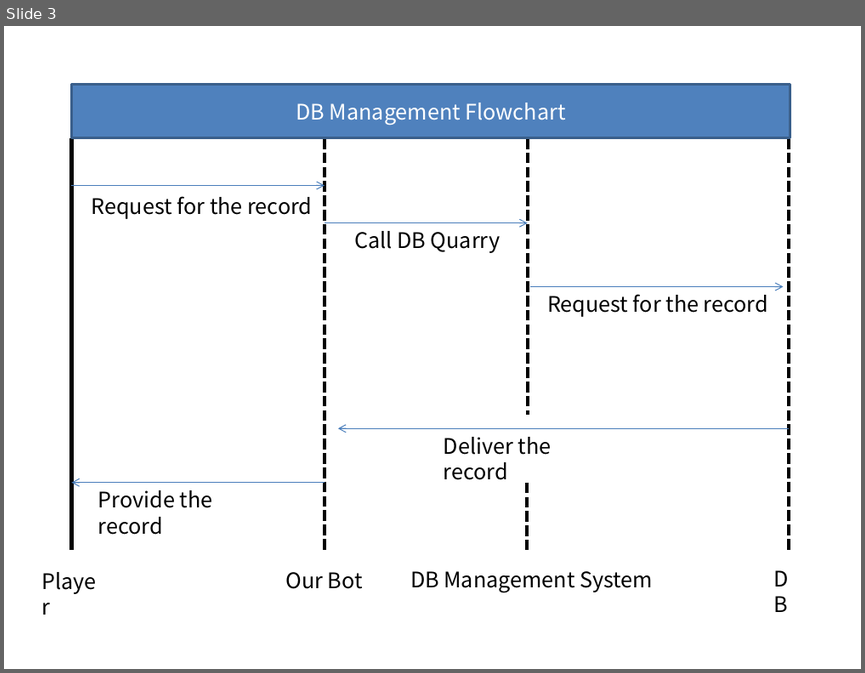
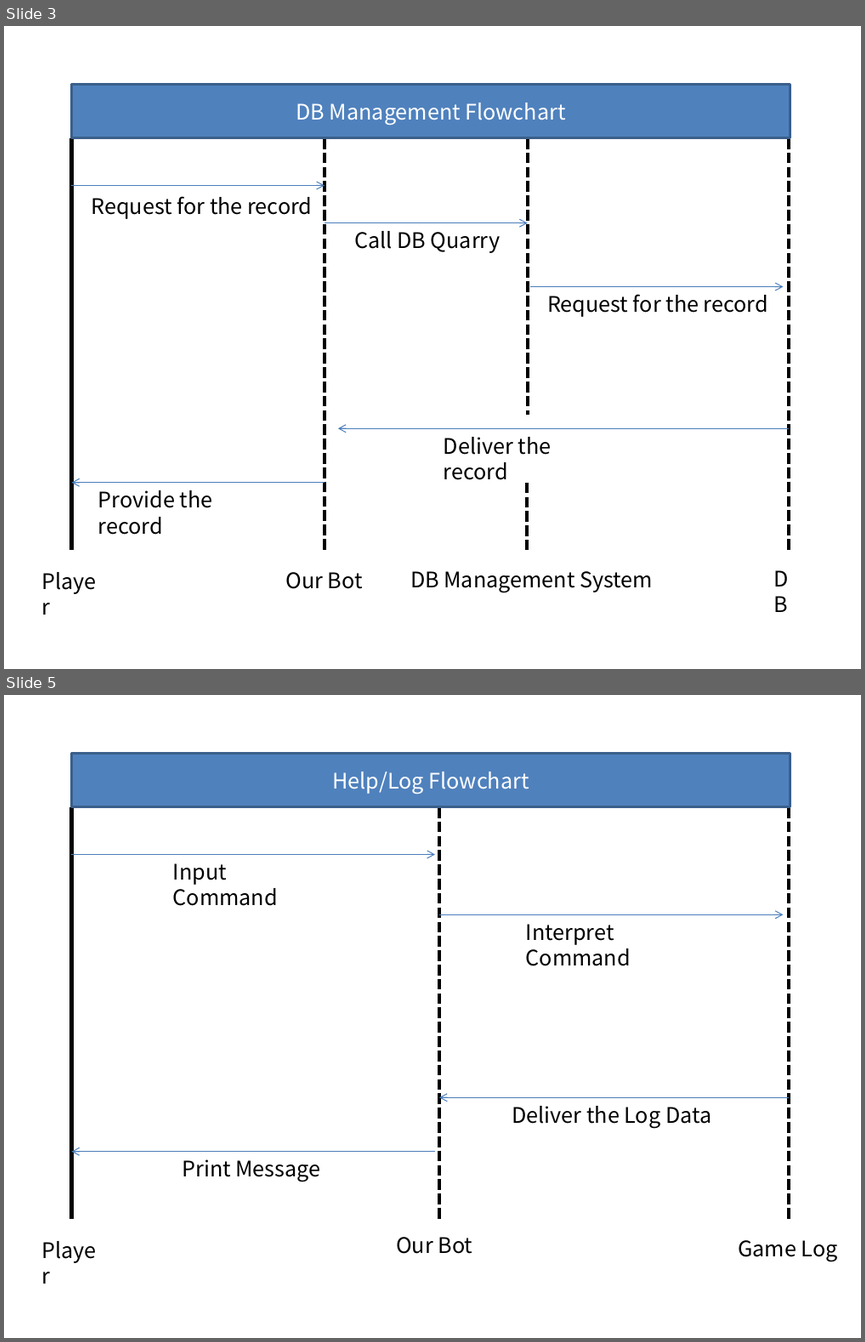
Before and after one commit to ryankim874/2018group7, a slide deck: Sequence Diagram.pptx. Shown one above the other, each under a label of ours: slide 3 before the commit, slides 3 and 5 after it; the slides between them are not shown. The pictures are 865x673 and 865x1342 pixels, drawn with LibreOffice and Linux fonts; fonts in the diff are those of the drawing. Boxes give left, top, right and bottom in pixels: in the first picture for what was removed or moved away, otherwise in the second. Text is boxed around its words. In the diff, an @@ line names an element or a change of style, - is before the commit and + after.

Commit message:
flowchart, ddm 내용 추가

```diff
--- a/Sequence Diagram.pptx
+++ b/Sequence Diagram.pptx
@@ slide 5 added at [4,695,861,1338], background #FFFFFF @@
@@ rectangle added at [72,754,790,807], fill #4F81BD, outline #3A5F8C 2 pt, 18 pt, text #FFFFFF @@
+Help/Log Flowchart
@@ line added from (72, 807) to (72, 1219), #000000 3 pt @@
@@ line added from (439, 807) to (439, 1219), #000000 3 pt dashed @@
@@ line added from (789, 807) to (789, 1219), #000000 3 pt dashed @@
@@ arrow added from (72, 854) to (435, 854), #4B7EBC 0.75 pt @@
@@ text added at [173,863,278,906], 18 pt, text #000000 @@
+Input Command
@@ arrow added from (439, 914) to (783, 914), #4B7EBC 0.75 pt @@
@@ text added at [526,924,630,966], 18 pt, text #000000 @@
+Interpret Command
@@ arrow added from (789, 1097) to (439, 1097), #4B7EBC 0.75 pt @@
@@ text added at [512,1106,711,1128], 18 pt, text #000000 @@
+Deliver the Log Data
@@ arrow added from (435, 1151) to (72, 1151), #4B7EBC 0.75 pt @@
@@ text added at [182,1159,320,1182], 18 pt, text #000000 @@
+Print Message
@@ text added at [34,1232,110,1266], 18 pt, text #000000 @@
+Player
@@ text added at [396,1236,473,1253], 18 pt, text #000000 @@
+Our Bot
@@ text added at [738,1240,838,1262], 18 pt, text #000000 @@
+Game Log
```
Also in this commit, not shown: 1 other slide added, 3 other files.
